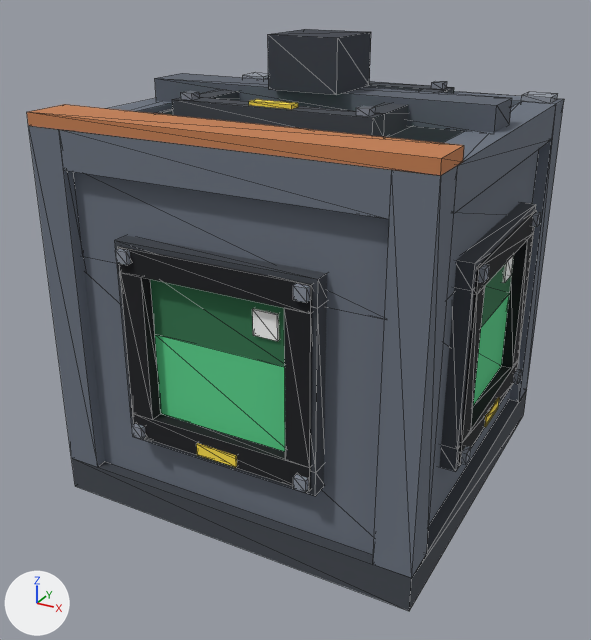
An edit to the glTF model assets/models/mixer.glb, drawn before and after from the same camera.
Both versions are drawn from a camera (50 mm lens) standing at (1.468, -1.385, 1.35) and looking at (0.472, 0.425, 0.445). The lights are fixed; the arrows at lower left show +X, +Y and +Z. The older version comes first. Mesh edges are drawn as thin lines. Vertices at exactly the same position are counted once.

Names of what the first picture shows: 'body.013', 'link_x+.007', 'link_y-.007', 'link_z+.007', 'tier.005'.
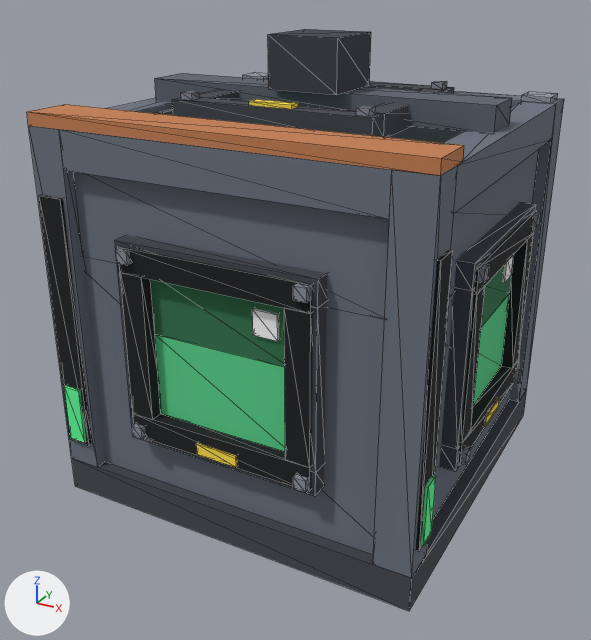
What differs and where, as boxes (x1, y1, x2, y2) in the pictures (591 x 640 px):
```json
{"object": "run.002", "change": "added", "after": [64, 386, 436, 546]}
{"part": 1, "of": "me_mixer_body", "change": "added", "after": [416, 250, 453, 551], "on screen": "black"}
{"part": 2, "of": "me_mixer_body", "change": "added", "after": [39, 195, 91, 446], "on screen": "black"}
```

The change, as JSON lines over the scene's bpy script:
```json
{"op": "add", "block": "mat_glow_run", "code": ["mat_glow_run = principled_material('glow_run')", "mat_glow_run.base_color = (0.122, 1.0, 0.323)  # green #62ff9a", "mat_glow_run.roughness = 1.0"]}
{"block": "me_mixer_body", "where": "# used by ob_body_013; location = (0.0, 0.0, 0.0)"}
{"op": "remove", "block": "me_mixer_body", "code": "me_mixer_body.from_pydata(...)  # 362 vertices, 648 faces; spans x -0.016..1.016, y -0.016..1.016, z 0.0..1.188"}
{"op": "add", "block": "me_mixer_body", "code": "me_mixer_body.from_pydata(...)  # 394 vertices, 696 faces; spans x -0.016..1.016, y -0.016..1.016, z 0.0..1.188"}
{"block": "me_mixer_body", "change": "me_mixer_body part 1: a new loose piece, a box spanning x 0.994..1.008, y 0.012..0.081, z 0.162..0.837, in mat_black (black #15171c)"}
{"block": "me_mixer_body", "change": "me_mixer_body part 2: a new loose piece, a box spanning x 0.013..0.081, y -0.008..0.006, z 0.162..0.837, in mat_black (black #15171c)"}
{"block": "me_mixer_body", "change": "other edits to the shape of me_mixer_body do not show in these pictures"}
{"op": "add", "block": "me_mixer_run", "code": ["me_mixer_run = bpy.data.meshes.new('mixer_run')", "me_mixer_run.from_pydata(...)  # a box spanning x 0.997..1.014, y 0.022..0.072, z 0.172..0.328; a box spanning x 0.928..0.978, y 0.997..1.014, z 0.172..0.328; a box spanning x -0.014..0.003, y 0.928..0.978, z 0.172..0.328; a box spanning x 0.022..0.072, y -0.014..0.003, z 0.172..0.328", "me_mixer_run.materials.append(mat_glow_run)  # green #62ff9a"]}
{"op": "add", "block": "ob_run_002", "code": ["ob_run_002 = bpy.data.objects.new('run.002', me_mixer_run)", "ob_run_002.location = (0.0, 0.0, 0.0)"]}
```
